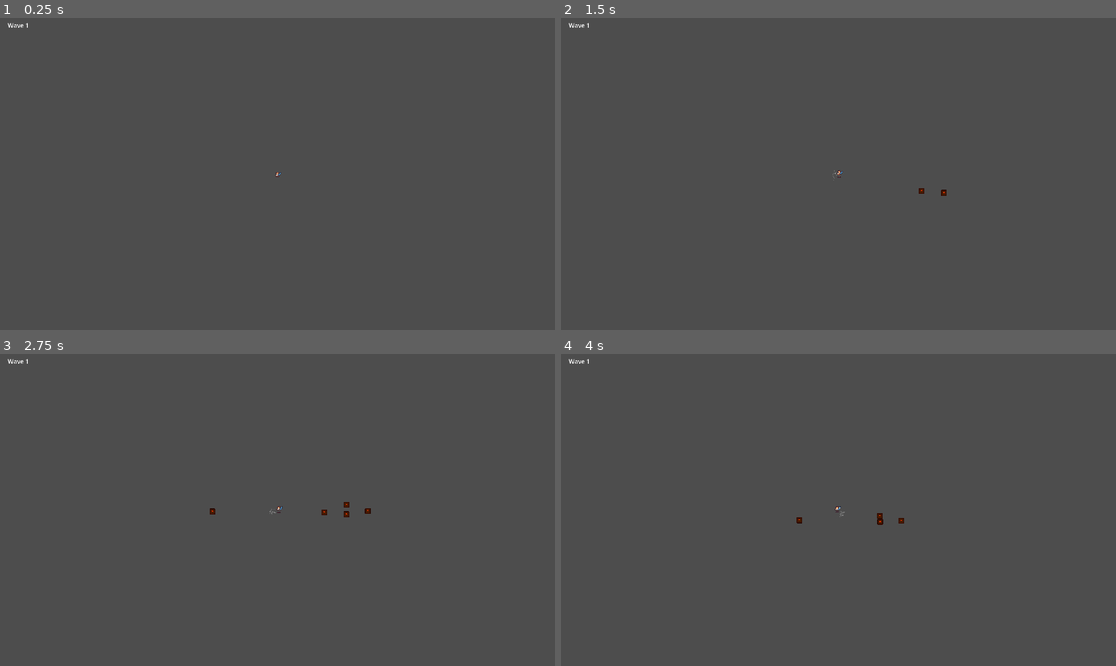
Above: before the commit, frames 1-4 (two rows, left to right).
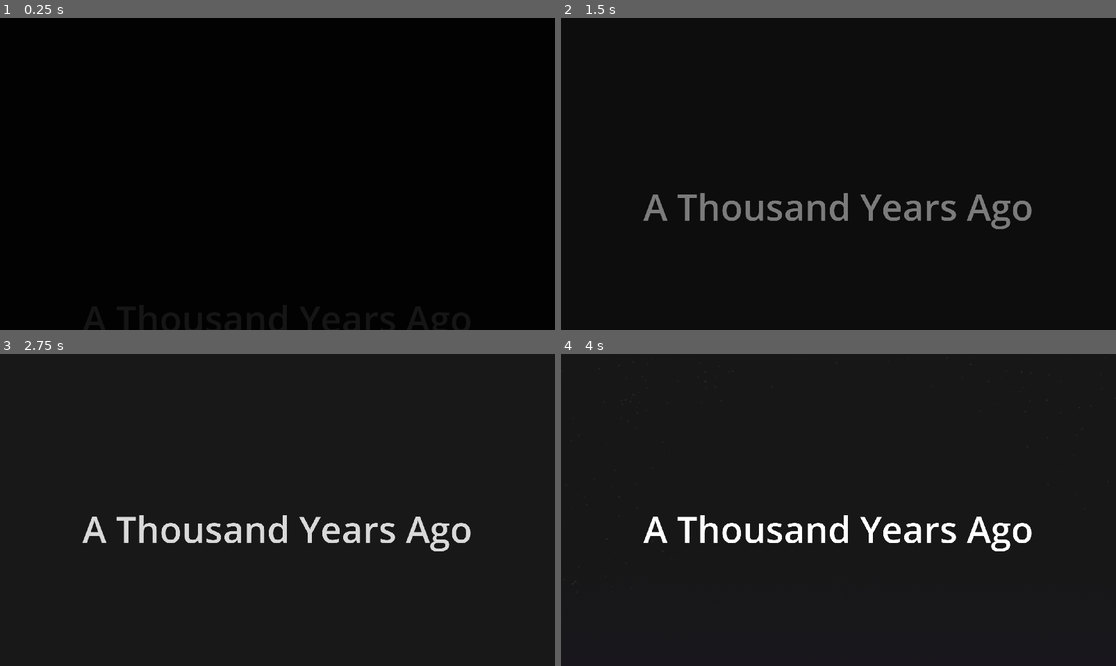
Above: after the commit, the same moments.

Repository: tswic-highdesert/eclipsejam
Game: Godot game, scene res://Levels/opening_cutscene.tscn
Same seed, same stepped clock (60 frames per second), same inputs: the game is played once before the commit and once after it. Before the commit the project starts from res://Levels/wave_testing2.tscn. The engine's default icon, where the game draws it, is replaced by a stand-in: a white triangle on a blue panel in a dark square.
Inputs (mouse positions are in pixels of both pictures, inside the frame that each line leads up to):
- Up to frame 1 (0.25 s): no input
- Up to frame 2 (1.5 s): move the mouse to (960, 158) at 0.52 s; hold Right (ui_right) 0.53-1.28 s; click (960, 158) at 0.67 s; move the mouse to (727, 189) at 1.27 s; hold Down (ui_down) from 1.28 s (still down)
- Up to frame 3 (2.75 s): move the mouse to (333, 441) at 2.02 s; release Down (ui_down) at 2.03 s; hold Right (ui_right) from 2.03 s (still down)
- Up to frame 4 (4 s): move the mouse to (810, 572) at 2.77 s; release Right (ui_right) at 2.78 s; hold Up (ui_up) 2.78-3.53 s; click (810, 572) at 2.92 s; move the mouse to (1005, 556) at 3.52 s; hold Left (ui_left) from 3.53 s (still down)

The runs differ from the first frame. In frame 1, 100% of the frame differs, in the area x 0-100%, y 0-100%; in frame 2, 100%; in frame 3, 100%; in frame 4, 100%.

Commit message:
Cutscene Foundations

Diff:
--- /dev/null
+++ b/eclipseJam/Levels/opening_cutscene.tscn
@@ -0,0 +1,253 @@
+[gd_scene load_steps=8 format=3 uid="uid://co5llkclw5vnj"]
+
+[ext_resource type="AudioStream" uid="uid://b1jby225xnbsp" path="res://Music/Main Menu Music.mp3" id="1_utqbx"]
+[ext_resource type="Texture2D" uid="uid://b5tyglfxxl46" path="res://Art/background sky.jpg" id="2_kmeys"]
+[ext_resource type="Texture2D" uid="uid://c62d68y7ail02" path="res://Art/Clouds.png" id="3_uldo4"]
+
+[sub_resource type="Animation" id="Animation_rf3m2"]
+resource_name = "Cutscene"
+length = 120.0
+tracks/0/type = "value"
+tracks/0/imported = false
+tracks/0/enabled = true
+tracks/0/path = NodePath("CanvasLayer/ColorRect:color")
+tracks/0/interp = 1
+tracks/0/loop_wrap = true
+tracks/0/keys = {
+"times": PackedFloat32Array(0, 3.4, 5.9),
+"transitions": PackedFloat32Array(1, 1, 1),
+"update": 0,
+"values": [Color(0, 0, 0, 1), Color(0.117647, 0.117647, 0.117647, 1), Color(0.117647, 0.117647, 0.117647, 0)]
+}
+tracks/1/type = "audio"
+tracks/1/imported = false
+tracks/1/enabled = true
+tracks/1/path = NodePath("AudioStreamPlayer2D")
+tracks/1/interp = 1
+tracks/1/loop_wrap = true
+tracks/1/keys = {
+"clips": [{
+"end_offset": 0.0,
+"start_offset": 0.0,
+"stream": ExtResource("1_utqbx")
+}],
+"times": PackedFloat32Array(0)
+}
+tracks/1/use_blend = true
+tracks/2/type = "value"
+tracks/2/imported = false
+tracks/2/enabled = true
+tracks/2/path = NodePath("BackgroundSky:position")
+tracks/2/interp = 1
+tracks/2/loop_wrap = true
+tracks/2/keys = {
+"times": PackedFloat32Array(6.6, 11.4),
+"transitions": PackedFloat32Array(1, 1),
+"update": 0,
+"values": [Vector2(975, 1032), Vector2(975, 516)]
+}
+tracks/3/type = "value"
+tracks/3/imported = false
+tracks/3/enabled = true
+tracks/3/path = NodePath("Clouds:scale")
+tracks/3/interp = 1
+tracks/3/loop_wrap = true
+tracks/3/keys = {
+"times": PackedFloat32Array(13, 14.3),
+"transitions": PackedFloat32Array(1, 1),
+"update": 0,
+"values": [Vector2(0.58, 0.58), Vector2(0.5, 0.5)]
+}
+tracks/4/type = "value"
+tracks/4/imported = false
+tracks/4/enabled = true
+tracks/4/path = NodePath("Clouds:position")
+tracks/4/interp = 1
+tracks/4/loop_wrap = true
+tracks/4/keys = {
+"times": PackedFloat32Array(13, 14.3),
+"transitions": PackedFloat32Array(0.366022, 1),
+"update": 0,
+"values": [Vector2(1020, 1411), Vector2(1020, 632)]
+}
+tracks/5/type = "value"
+tracks/5/imported = false
+tracks/5/enabled = true
+tracks/5/path = NodePath("CanvasLayer/RichTextLabel:position")
+tracks/5/interp = 1
+tracks/5/loop_wrap = true
+tracks/5/keys = {
+"times": PackedFloat32Array(0, 2.4),
+"transitions": PackedFloat32Array(0.392292, 3.13834),
+"update": 0,
+"values": [Vector2(0, 1093), Vector2(0, 519)]
+}
+tracks/6/type = "value"
+tracks/6/imported = false
+tracks/6/enabled = true
+tracks/6/path = NodePath("CanvasLayer/RichTextLabel:modulate")
+tracks/6/interp = 1
+tracks/6/loop_wrap = true
+tracks/6/keys = {
+"times": PackedFloat32Array(0, 3.3, 5.5, 6, 6.4, 7),
+"transitions": PackedFloat32Array(1, 1, 1, 1, 1, 1),
+"update": 0,
+"values": [Color(1, 1, 1, 0), Color(1, 1, 1, 1), Color(1, 1, 1, 1), Color(1, 1, 1, 0), Color(1, 1, 1, 0), Color(1, 1, 1, 1)]
+}
+tracks/7/type = "value"
+tracks/7/imported = false
+tracks/7/enabled = true
+tracks/7/path = NodePath("CanvasLayer/RichTextLabel:text")
+tracks/7/interp = 1
+tracks/7/loop_wrap = true
+tracks/7/keys = {
+"times": PackedFloat32Array(0, 6.2),
+"transitions": PackedFloat32Array(1, 3.24901),
+"update": 1,
+"values": ["[center]A Thousand Years Ago", "[center]Something happened..."]
+}
+
+[sub_resource type="Animation" id="Animation_6tdnd"]
+length = 0.001
+tracks/0/type = "value"
+tracks/0/imported = false
+tracks/0/enabled = true
+tracks/0/path = NodePath("CanvasLayer/ColorRect:color")
+tracks/0/interp = 1
+tracks/0/loop_wrap = true
+tracks/0/keys = {
+"times": PackedFloat32Array(0),
+"transitions": PackedFloat32Array(1),
+"update": 0,
+"values": [Color(0, 0, 0, 1)]
+}
+tracks/1/type = "value"
+tracks/1/imported = false
+tracks/1/enabled = true
+tracks/1/path = NodePath("BackgroundSky:position")
+tracks/1/interp = 1
+tracks/1/loop_wrap = true
+tracks/1/keys = {
+"times": PackedFloat32Array(0),
+"transitions": PackedFloat32Array(1),
+"update": 0,
+"values": [Vector2(975, 1032)]
+}
+tracks/2/type = "value"
+tracks/2/imported = false
+tracks/2/enabled = true
+tracks/2/path = NodePath("Clouds:scale")
+tracks/2/interp = 1
+tracks/2/loop_wrap = true
+tracks/2/keys = {
+"times": PackedFloat32Array(0),
+"transitions": PackedFloat32Array(1),
+"update": 0,
+"values": [Vector2(0.5, 0.5)]
+}
+tracks/3/type = "value"
+tracks/3/imported = false
+tracks/3/enabled = true
+tracks/3/path = NodePath("Clouds:position")
+tracks/3/interp = 1
+tracks/3/loop_wrap = true
+tracks/3/keys = {
+"times": PackedFloat32Array(0),
+"transitions": PackedFloat32Array(1),
+"update": 0,
+"values": [Vector2(1020, 632)]
+}
+tracks/4/type = "value"
+tracks/4/imported = false
+tracks/4/enabled = true
+tracks/4/path = NodePath("CanvasLayer/RichTextLabel:position")
+tracks/4/interp = 1
+tracks/4/loop_wrap = true
+tracks/4/keys = {
+"times": PackedFloat32Array(0),
+"transitions": PackedFloat32Array(1),
+"update": 0,
+"values": [Vector2(0, 1093)]
+}
+tracks/5/type = "value"
+tracks/5/imported = false
+tracks/5/enabled = true
+tracks/5/path = NodePath("CanvasLayer/RichTextLabel:modulate")
+tracks/5/interp = 1
+tracks/5/loop_wrap = true
+tracks/5/keys = {
+"times": PackedFloat32Array(0),
+"transitions": PackedFloat32Array(1),
+"update": 0,
+"values": [Color(1, 1, 1, 0)]
+}
+tracks/6/type = "value"
+tracks/6/imported = false
+tracks/6/enabled = true
+tracks/6/path = NodePath("CanvasLayer/RichTextLabel:text")
+tracks/6/interp = 1
+tracks/6/loop_wrap = true
+tracks/6/keys = {
+"times": PackedFloat32Array(0),
+"transitions": PackedFloat32Array(1),
+"update": 1,
+"values": ["[center]A Thousand Years Ago"]
+}
+
+[sub_resource type="AnimationLibrary" id="AnimationLibrary_gowxo"]
+_data = {
+"Cutscene": SubResource("Animation_rf3m2"),
+"RESET": SubResource("Animation_6tdnd")
+}
+
+[sub_resource type="SystemFont" id="SystemFont_c0fed"]
+font_names = PackedStringArray("Century Gothic")
+
+[node name="OpeningCutscene" type="Node2D"]
+
+[node name="AnimationPlayer" type="AnimationPlayer" parent="."]
+libraries = {
+"": SubResource("AnimationLibrary_gowxo")
+}
+autoplay = "Cutscene"
+
+[node name="AudioStreamPlayer2D" type="AudioStreamPlayer2D" parent="."]
+
+[node name="Camera2D" type="Camera2D" parent="."]
+position = Vector2(961, 545)
+
+[node name="CanvasLayer" type="CanvasLayer" parent="."]
+
+[node name="ColorRect" type="ColorRect" parent="CanvasLayer"]
+anchors_preset = 15
+anchor_right = 1.0
+anchor_bottom = 1.0
+grow_horizontal = 2
+grow_vertical = 2
+color = Color(0, 0, 0, 1)
+
+[node name="RichTextLabel" type="RichTextLabel" parent="CanvasLayer"]
+modulate = Color(1, 1, 1, 0)
+anchors_preset = 14
+anchor_top = 0.5
+anchor_right = 1.0
+anchor_bottom = 0.5
+offset_top = 553.0
+offset_bottom = 708.004
+grow_horizontal = 2
+grow_vertical = 2
+theme_override_fonts/normal_font = SubResource("SystemFont_c0fed")
+theme_override_font_sizes/normal_font_size = 126
+bbcode_enabled = true
+text = "[center]A Thousand Years Ago"
+fit_content = true
+
+[node name="BackgroundSky" type="Sprite2D" parent="."]
+position = Vector2(975, 1032)
+scale = Vector2(0.428231, 0.428231)
+texture = ExtResource("2_kmeys")
+
+[node name="Clouds" type="Sprite2D" parent="."]
+position = Vector2(1020, 632)
+scale = Vector2(0.5, 0.5)
+texture = ExtResource("3_uldo4")
--- a/eclipseJam/Levels/wave_testing2.tscn
+++ b/eclipseJam/Levels/wave_testing2.tscn
@@ -25,6 +25,7 @@
 [node name="Camera2D" type="Camera2D" parent="."]
 position = Vector2(508, 127)
 rotation = 0.00247443
+zoom = Vector2(6, 6)
 position_smoothing_enabled = true
 position_smoothing_speed = 10.0
 
--- a/eclipseJam/Singletons/Music.tscn
+++ b/eclipseJam/Singletons/Music.tscn
@@ -1,11 +1,11 @@
 [gd_scene load_steps=3 format=3 uid="uid://cs812svvm5jpx"]
 
 [ext_resource type="Script" path="res://Singletons/MusicManager.gd" id="1_osolo"]
-[ext_resource type="AudioStream" uid="uid://5s75qyhu6thh" path="res://Music/Stage 1.ogg" id="2_ean78"]
+[ext_resource type="AudioStream" uid="uid://b1jby225xnbsp" path="res://Music/Main Menu Music.mp3" id="2_q1x7h"]
 
 [node name="Music" type="Node"]
 script = ExtResource("1_osolo")
 
-[node name="stage1" type="AudioStreamPlayer" parent="."]
-stream = ExtResource("2_ean78")
+[node name="mainMenu" type="AudioStreamPlayer" parent="."]
+stream = ExtResource("2_q1x7h")
 volume_db = -10.0
--- a/eclipseJam/project.godot
+++ b/eclipseJam/project.godot
@@ -11,7 +11,7 @@
 [application]
 
 config/name="Eclipse Jam"
-run/main_scene="res://Levels/wave_testing2.tscn"
+run/main_scene="res://Levels/opening_cutscene.tscn"
 config/features=PackedStringArray("4.2", "Mobile")
 config/icon="res://icon.svg"
 
Not shown, removed: eclipseJam/Music/Boss Fight.ogg.import
Not shown, added: eclipseJam/Music/Main Menu Music.mp3.import
Not shown, removed: eclipseJam/Music/Stage 1.ogg.import
Not shown, removed: eclipseJam/Music/Stage 2.ogg.import
Not shown, removed: eclipseJam/Music/Stage Select.ogg.import
Not shown, removed: eclipseJam/Music/Boss Fight.ogg
Not shown, added: eclipseJam/Music/Main Menu Music.mp3
Not shown, removed: eclipseJam/Music/Stage 1.ogg
Not shown, removed: eclipseJam/Music/Stage 2.ogg
Not shown, removed: eclipseJam/Music/Stage Select.ogg
